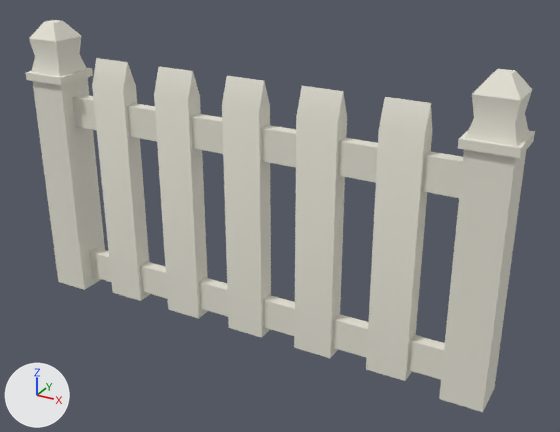
Two versions of the FBX model Assets/Prefabs/3dModels/Fence.FBX, one commit apart.
Before and after are seen from a 50 mm camera at (1.104, -1.706, 1.384) aimed at (0.045, 0.22, 0.421). The axes (+X, +Y, +Z) are drawn at lower left. The lights are the same throughout. Where no turn or scale is listed for an object, it has been applied to the vertices.

The older version as bpy lines, for what is in view:
```python
ob_box001 = bpy.data.objects.new('Box001', me_mesh)
ob_box001.location = (-0.783, 0.194, 0.0)
ob_box002 = bpy.data.objects.new('Box002', me_mesh_001)
ob_box002.location = (-0.551, 0.194, 0.002)
ob_box003 = bpy.data.objects.new('Box003', me_mesh_002)
ob_box003.location = (-0.744, 0.194, 0.659)
ob_box004 = bpy.data.objects.new('Box004', me_mesh_003)
ob_box004.location = (-0.744, 0.194, 0.086)
ob_box005 = bpy.data.objects.new('Box005', me_mesh_004)
ob_box005.location = (-0.303, 0.194, 0.002)
ob_box006 = bpy.data.objects.new('Box006', me_mesh_005)
ob_box006.location = (-0.056, 0.194, 0.002)
ob_box007 = bpy.data.objects.new('Box007', me_mesh_006)
ob_box007.location = (0.192, 0.194, 0.002)
ob_box008 = bpy.data.objects.new('Box008', me_mesh_007)
ob_box008.location = (0.44, 0.194, 0.002)
ob_box009 = bpy.data.objects.new('Box009', me_mesh_008)
ob_box009.location = (0.681, 0.194, 0.0)
```
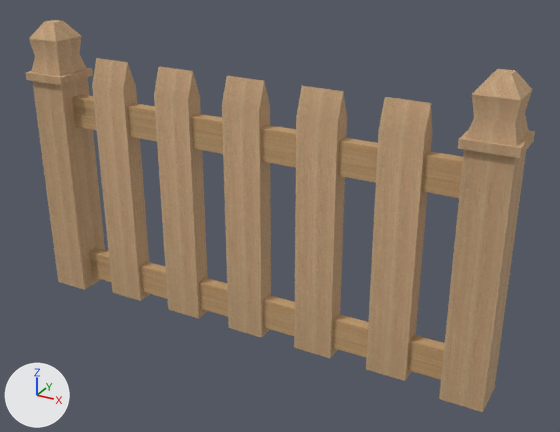
What differs and where, as boxes (x1, y1, x2, y2) in the pictures (560 x 432 px):
'Box009', recoloured (grey to brown): (439, 69, 535, 412) in both
'Box008', recoloured (grey to beige): (366, 97, 432, 381) in both
'Box001', recoloured (grey to brown): (26, 20, 105, 290) in both
'Box007', recoloured (grey to beige): (294, 86, 347, 358) in both
'Box006', recoloured (grey to beige): (222, 76, 271, 338) in both
'Box005', recoloured (grey to beige): (154, 66, 208, 319) in both
'Box002', recoloured (grey to beige): (92, 58, 150, 301) in both
part 1 of me_mesh_002, built on: (72, 94, 463, 198) in both
part 2 of me_mesh_003, built on: (89, 248, 445, 380) in both

Edits to the bpy script that builds the scene:
```text
Add img_fence_jpg:
    img_fence_jpg = load_image('fence.jpg', '_unpacked/fence.jpg', 736, 804, 'sRGB')
Add img_fence2_jpg:
    img_fence2_jpg = load_image('fence2.jpg', '_unpacked/fence2.jpg', 600, 600, 'sRGB')
Add mat_01___default:
    mat_01___default = principled_material('01 - Default')
    mat_01___default.texture = img_fence_jpg
    mat_01___default.roughness = 0.859
Add mat_02___default:
    mat_02___default = principled_material('02 - Default')
    mat_02___default.texture = img_fence2_jpg
    mat_02___default.roughness = 0.859
Change me_mesh_003:
    used by ob_box004; location = (-0.744, 0.194, 0.086)
    remove me_mesh_003.from_pydata(...)  # 12 vertices, 10 faces; spans x 0.0..1.397, y -0.019..0.019, z -0.051..0.051
    remove me_mesh_003.materials.append(mat_material__2)  # white #e7e5d7
    add me_mesh_003.from_pydata(...)  # 12 vertices, 20 faces; spans x 0.0..1.397, y -0.019..0.019, z -0.051..0.051
    me_mesh_003 part 2
    10 faces are deleted
    20 new faces join them
    add me_mesh_003.materials.append(mat_02___default)  # picture img_fence2_jpg
Change me_mesh_006:
    where me_mesh_006.from_pydata(...)  # 12 vertices, 10 faces; spans x -0.064..0.064, y -0.032..0.032, z 0.0..0.844
    remove me_mesh_006.materials.append(mat_material__2)  # white #e7e5d7
    add me_mesh_006.materials.append(mat_01___default)  # picture img_fence_jpg
Change me_mesh_005:
    where me_mesh_005.from_pydata(...)  # 12 vertices, 10 faces; spans x -0.064..0.064, y -0.032..0.032, z 0.0..0.844
    remove me_mesh_005.materials.append(mat_material__2)  # white #e7e5d7
    add me_mesh_005.materials.append(mat_01___default)  # picture img_fence_jpg
Change me_mesh_002:
    used by ob_box003; location = (-0.744, 0.194, 0.659)
    remove me_mesh_002.from_pydata(...)  # 12 vertices, 10 faces; spans x 0.0..1.397, y -0.019..0.019, z -0.051..0.051
    remove me_mesh_002.materials.append(mat_material__2)  # white #e7e5d7
    add me_mesh_002.from_pydata(...)  # 12 vertices, 20 faces; spans x 0.0..1.397, y -0.019..0.019, z -0.051..0.051
    me_mesh_002 part 1
    10 faces are deleted
    20 new faces join them
    add me_mesh_002.materials.append(mat_02___default)  # picture img_fence2_jpg
Change me_mesh_007:
    where me_mesh_007.from_pydata(...)  # 12 vertices, 10 faces; spans x -0.064..0.064, y -0.032..0.032, z 0.0..0.844
    remove me_mesh_007.materials.append(mat_material__2)  # white #e7e5d7
    add me_mesh_007.materials.append(mat_01___default)  # picture img_fence_jpg
Change me_mesh_004:
    where me_mesh_004.from_pydata(...)  # 12 vertices, 10 faces; spans x -0.064..0.064, y -0.032..0.032, z 0.0..0.844
    remove me_mesh_004.materials.append(mat_material__2)  # white #e7e5d7
    add me_mesh_004.materials.append(mat_01___default)  # picture img_fence_jpg
Change me_mesh_001:
    where me_mesh_001.from_pydata(...)  # 12 vertices, 10 faces; spans x -0.064..0.064, y -0.032..0.032, z 0.0..0.844
    remove me_mesh_001.materials.append(mat_material__2)  # white #e7e5d7
    add me_mesh_001.materials.append(mat_01___default)  # picture img_fence_jpg
Change me_mesh:
    where me_mesh.from_pydata(...)  # 32 vertices, 30 faces; spans x -0.076..0.076, y -0.076..0.076, z 0.0..0.949
    remove me_mesh.materials.append(mat_material__2)  # white #e7e5d7
    add me_mesh.materials.append(mat_01___default)  # picture img_fence_jpg
Change me_mesh_008:
    where me_mesh_008.from_pydata(...)  # 32 vertices, 30 faces; spans x -0.076..0.076, y -0.076..0.076, z 0.0..0.949
    remove me_mesh_008.materials.append(mat_material__2)  # white #e7e5d7
    add me_mesh_008.materials.append(mat_01___default)  # picture img_fence_jpg
```
